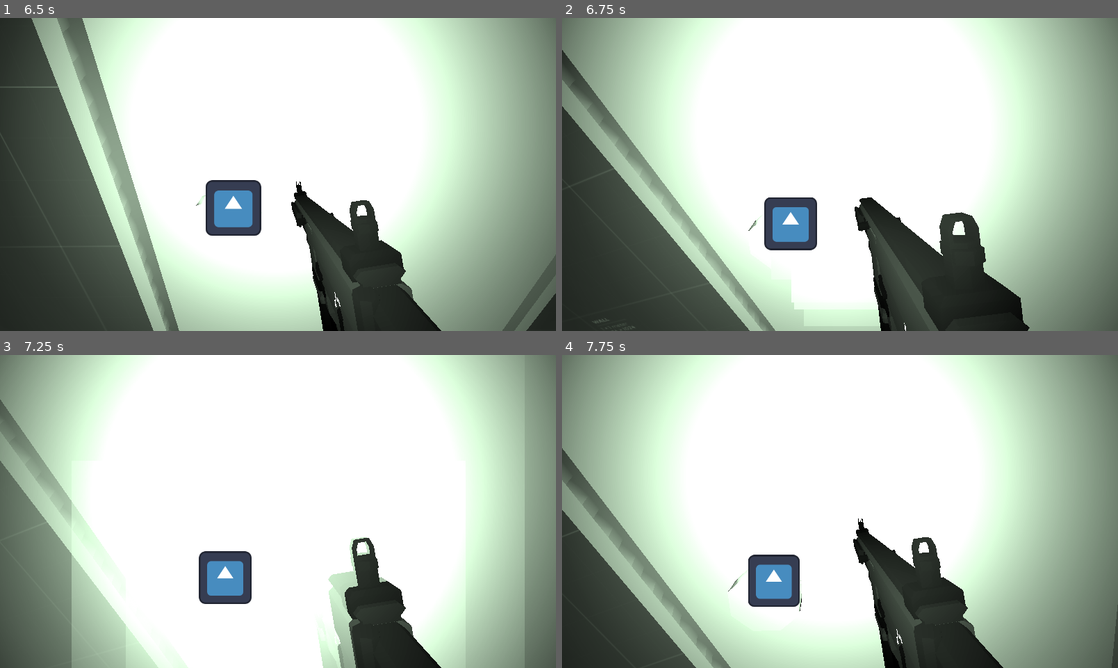
Above: before the commit, frames 1-4 (two rows, left to right).
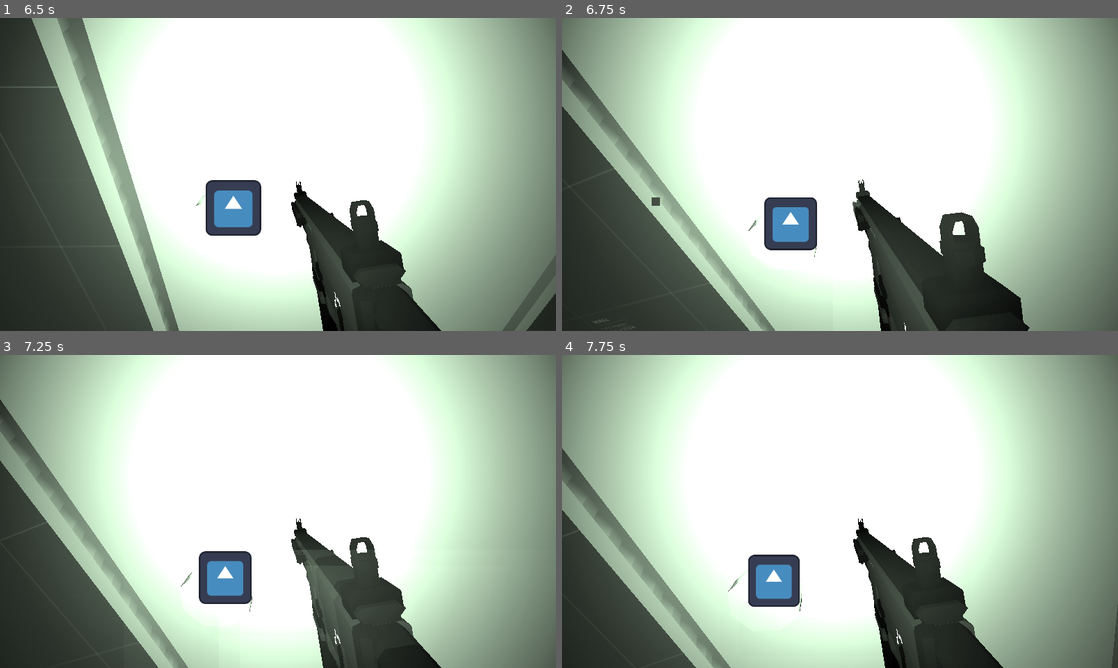
Above: after the commit, the same moments.

Repository: Ieida/Tactical-FPS-Godot
Game: Godot game, scene res://main_menu/main_menu.tscn
Same seed, same stepped clock (60 frames per second), same inputs: the game is played once before the commit and once after it. The engine's default icon, where the game draws it, is replaced by a stand-in: a white triangle on a blue panel in a dark square.
Inputs (mouse positions are in pixels of both pictures, inside the frame that each line leads up to):
- Up to frame 1 (6.5 s): click "PLAY TEST" at 0.5 s; tap Enter at 1.25, 3.5 s; move the mouse to (305, 174) at 1.27 s; hold W (move_forward) from 1.28 s (still down); tap F (flashlight_toggle) at 1.35 s; move the mouse to (250, 174) at 2.02 s; tap 3 (grenade) at 2.1 s; tap Space at 2.75, 5.75 s; move the mouse to (289, 168) at 2.77 s; tap Z (laser_toggle) at 2.85 s; move the mouse to (272, 180) at 3.52 s; tap N (night_vision) at 3.6 s; move the mouse to (316, 177) at 4.27 s; tap 1 (primary) at 4.35 s; move the mouse to (233, 171) at 5.02 s; tap T (rack_slide) at 5.1 s; move the mouse to (283, 174) at 5.77 s; tap 2 (secondary) at 5.85 s
- Up to frame 2 (6.75 s): tap Enter at 6.5 s; move the mouse to (817, 168) at 6.52 s; release W (move_forward) at 6.53 s; hold E (lean_right) from 6.53 s (still down); click (817, 168) at 6.6 s
- Up to frame 3 (7.25 s): keep holding E (lean_right)
- Up to frame 4 (7.75 s): move the mouse to (867, 511) at 7.27 s; release E (lean_right) at 7.28 s; hold W (move_forward) from 7.28 s (still down); tap F (flashlight_toggle) at 7.35 s

Frame 1 is identical in both runs. In frame 2, 1.1% of the frame differs, in the area x 16-57%, y 51-94%; in frame 3, 37%, in the area x 0-95%, y 8-100%; in frame 4, less than 0.1%.

Commit message:
gun particles improvements

Diff:
--- a/gun/gun.gd
+++ b/gun/gun.gd
@@ -14,7 +14,7 @@
 @export var sideways_recoil_min: float
 @export var sideways_recoil_max: float
 @export_range(0.0, 1.0) var spread_multiplier: float
-@export var muzzle_flash: GPUParticles3D
+@export var muzzle_flash: PackedScene
 var _chambered_bullet: Bullet
 var _time_since_last_shot: float
 var _time_between_shots: float
@@ -63,7 +63,10 @@
 	if not _chambered_bullet: return
 
 	# Muzzle flash
-	muzzle_flash.restart()
+	var new_muzzle_flash = muzzle_flash.instantiate()
+	muzzle.add_child(new_muzzle_flash)
+	new_muzzle_flash.global_transform = muzzle.global_transform
+	new_muzzle_flash.start()
 
 	# Spread
 	var sprd = _chambered_bullet.spread * spread_multiplier * 45.0
--- a/hit_particle_effects/hit_particle_effect.tscn
+++ b/hit_particle_effects/hit_particle_effect.tscn
@@ -1,7 +1,8 @@
 [gd_scene load_steps=9 format=3 uid="uid://ebwds7eaxfnk"]
 
 [sub_resource type="Curve" id="Curve_t7bdl"]
-_data = [Vector2(0, 1), 0.0, 0.0, 0, 0, Vector2(1, 0), 0.0, 0.0, 0, 0]
+max_value = 0.1
+_data = [Vector2(0, 0.1), 0.0, 0.0, 0, 0, Vector2(1, 0), 0.0, 0.0, 0, 0]
 point_count = 2
 
 [sub_resource type="CurveTexture" id="CurveTexture_uoho7"]
--- /dev/null
+++ b/muzzle_flash_effect/flash.tscn
@@ -0,0 +1,91 @@
+[gd_scene load_steps=12 format=3 uid="uid://cop7yqghjvnpw"]
+
+[sub_resource type="ParticleProcessMaterial" id="ParticleProcessMaterial_5d4up"]
+particle_flag_disable_z = true
+angle_max = 360.0
+gravity = Vector3(0, 0, 0)
+color = Color(1, 1, 0, 1)
+
+[sub_resource type="StandardMaterial3D" id="StandardMaterial3D_3t1jq"]
+shading_mode = 0
+vertex_color_use_as_albedo = true
+
+[sub_resource type="QuadMesh" id="QuadMesh_bnddl"]
+material = SubResource("StandardMaterial3D_3t1jq")
+size = Vector2(0.1, 0.1)
+
+[sub_resource type="GDScript" id="GDScript_5rq47"]
+resource_name = "flash"
+script/source = "extends GPUParticles3D
+
+func _ready():
+	$Smoke.finished.connect(_on_finished)
+
+func _on_finished():
+	queue_free()
+
+func start():
+	emitting = true
+	$Smoke.emitting = true
+"
+
+[sub_resource type="Curve" id="Curve_e632k"]
+max_value = 0.1
+_data = [Vector2(0, 0.1), 0.0, -0.1, 0, 1, Vector2(1, 0), -0.1, 0.0, 1, 0]
+point_count = 2
+
+[sub_resource type="CurveTexture" id="CurveTexture_rg8jg"]
+curve = SubResource("Curve_e632k")
+
+[sub_resource type="Curve" id="Curve_8qb0f"]
+min_value = 3.0
+max_value = 10.0
+_data = [Vector2(0, 3), 0.0, 7.0, 0, 1, Vector2(1, 10), 7.0, 0.0, 1, 0]
+point_count = 2
+
+[sub_resource type="CurveTexture" id="CurveTexture_l0byn"]
+curve = SubResource("Curve_8qb0f")
+
+[sub_resource type="ParticleProcessMaterial" id="ParticleProcessMaterial_my3l1"]
+inherit_velocity_ratio = 1.0
+direction = Vector3(0, 0, -1)
+spread = 5.0
+initial_velocity_max = 10.0
+gravity = Vector3(0, 0.1, 0)
+damping_min = 40.0
+damping_max = 40.0
+scale_curve = SubResource("CurveTexture_l0byn")
+color = Color(0.752941, 0.752941, 0.752941, 1)
+alpha_curve = SubResource("CurveTexture_rg8jg")
+
+[sub_resource type="StandardMaterial3D" id="StandardMaterial3D_gvt6h"]
+transparency = 1
+vertex_color_use_as_albedo = true
+billboard_mode = 3
+billboard_keep_scale = true
+particles_anim_h_frames = 1
+particles_anim_v_frames = 1
+particles_anim_loop = false
+
+[sub_resource type="QuadMesh" id="QuadMesh_ejfkc"]
+material = SubResource("StandardMaterial3D_gvt6h")
+size = Vector2(0.1, 0.1)
+
+[node name="Flash" type="GPUParticles3D"]
+emitting = false
+amount = 1
+lifetime = 0.1
+one_shot = true
+local_coords = true
+process_material = SubResource("ParticleProcessMaterial_5d4up")
+draw_pass_1 = SubResource("QuadMesh_bnddl")
+script = SubResource("GDScript_5rq47")
+
+[node name="Smoke" type="GPUParticles3D" parent="."]
+emitting = false
+amount = 3
+lifetime = 3.0
+one_shot = true
+explosiveness = 1.0
+process_material = SubResource("ParticleProcessMaterial_my3l1")
+draw_pass_1 = SubResource("QuadMesh_ejfkc")
--- a/player/player.tscn
+++ b/player/player.tscn
@@ -826,6 +826,7 @@
 [node name="Pistol" parent="CharacterBody3D/BodyMiddlePivot/PlayerCamera/Weapons/PistolViewmodel" node_paths=PackedStringArray("magazine") instance=ExtResource("8_udj60")]
 transform = Transform3D(0.97998, -0.199094, 0, 0.199094, 0.97998, 0, 0, 0, 1, 0.0335386, -0.0839955, -0.106022)
 magazine = NodePath("Magazine")
+muzzle_flash = null
 
 [node name="Magazine" parent="CharacterBody3D/BodyMiddlePivot/PlayerCamera/Weapons/PistolViewmodel/Pistol" instance=ExtResource("9_xpc40")]
 max_rounds = 10
--- a/smg/smg.tscn
+++ b/smg/smg.tscn
@@ -1,30 +1,17 @@
-[gd_scene load_steps=6 format=3 uid="uid://483bq5b351pk"]
+[gd_scene load_steps=4 format=3 uid="uid://483bq5b351pk"]
 
 [ext_resource type="Script" path="res://gun/gun.gd" id="1_06nhw"]
 [ext_resource type="PackedScene" uid="uid://b6hg8oole7lah" path="res://smg/SMG_Full_West.glb" id="2_46lpo"]
+[ext_resource type="PackedScene" uid="uid://cop7yqghjvnpw" path="res://muzzle_flash_effect/flash.tscn" id="3_kc17s"]
 
-[sub_resource type="ParticleProcessMaterial" id="ParticleProcessMaterial_5d4up"]
-particle_flag_disable_z = true
-angle_max = 360.0
-gravity = Vector3(0, 0, 0)
-color = Color(1, 1, 0, 1)
-
-[sub_resource type="StandardMaterial3D" id="StandardMaterial3D_3t1jq"]
-shading_mode = 0
-vertex_color_use_as_albedo = true
-
-[sub_resource type="QuadMesh" id="QuadMesh_bnddl"]
-material = SubResource("StandardMaterial3D_3t1jq")
-size = Vector2(0.1, 0.1)
-
-[node name="SMG" type="Node3D" node_paths=PackedStringArray("muzzle", "muzzle_flash")]
+[node name="SMG" type="Node3D" node_paths=PackedStringArray("muzzle")]
 script = ExtResource("1_06nhw")
 muzzle = NodePath("Muzzle")
 _rpm = 650.0
 fire_mode = 3
 recoil_multiplier = 0.25
 spread_multiplier = 0.25
-muzzle_flash = NodePath("Muzzle/GPUParticles3D")
+muzzle_flash = ExtResource("3_kc17s")
 
 [node name="SMG_Full_West2" parent="." instance=ExtResource("2_46lpo")]
 
@@ -34,13 +21,6 @@
 [node name="Muzzle" type="Node3D" parent="."]
 transform = Transform3D(1, 0, 0, 0, 1, 0, 0, 0, 1, 0, 0.0171994, -0.222615)
 
-[node name="GPUParticles3D" type="GPUParticles3D" parent="Muzzle"]
-emitting = false
-amount = 1
-lifetime = 0.1
-one_shot = true
-local_coords = true
-process_material = SubResource("ParticleProcessMaterial_5d4up")
-draw_pass_1 = SubResource("QuadMesh_bnddl")
+[node name="Flash" parent="Muzzle" instance=ExtResource("3_kc17s")]
 
 [editable path="SMG_Full_West2"]
